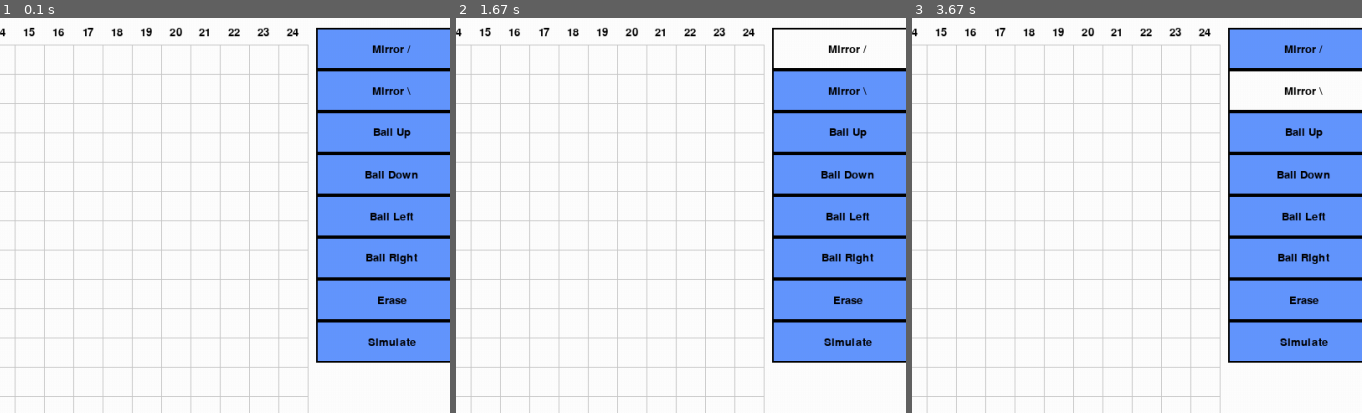
Above: before the commit, frames 1-3 (left to right).
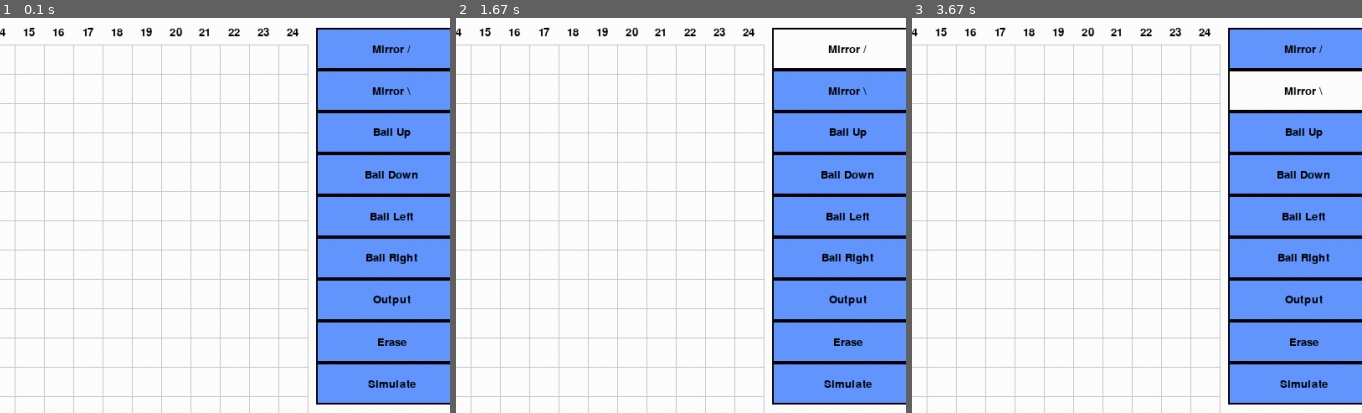
Above: after the commit, the same moments.

Repository: ehamer1248/billiard_ball_computing
Game: pygame game, started from billiard_pygame.py
Same seed, same stepped clock (60 frames per second), same inputs: the game is played once before the commit and once after it.
Inputs (mouse positions are % of the whole screen's width and height, from its top left):
- Up to frame 1 (0.1 s): no input
- Up to frame 2 (1.67 s): click "Mirror /" at 0.38 s; click (13, 40) at 0.72 s; click (54, 62) at 1.05 s; click "Simulate" at 1.38 s
- Up to frame 3 (3.67 s): hold R 1.67-2.2 s; tap Space at 2.23 s; tap R at 2.57 s; click "Mirror \" at 3.52 s
The pictures show only the part of the screen within x 50-100%, y 4-54%; the shares and areas given below are measured in that part.

The runs differ from the first frame. In frame 1, 3.5% of the frame differs, in the area x 70-100%, y 70-98%; in frame 2, 3.5%; in frame 3, 3.5%.

Commit message:
added output blocks and logic handling for them, improved tick count handling and reversal

Diff:
--- a/billiard_pygame.py
+++ b/billiard_pygame.py
@@ -34,9 +34,10 @@
 # Grid data
 grid = [[0 for _ in range(GRID_SIZE)] for _ in range(GRID_SIZE)]
 
-# data structures for balls and mirrors
+# data structures for balls, mirrors, and outputs
 balls = []
 mirrors = []
+outputs = []
 
 # Mirror properties
 class Mirror:
@@ -62,7 +63,17 @@
         else:
             return dy, dx
 
-
+# Output Block properties
+
+class Output:
+    def __init__(self, grid_row, grid_col):
+        self.grid_row = grid_row
+        self.grid_col = grid_col
+
+    def draw(self,surface):
+        x = self.grid_col * CELL_SIZE + LABEL_MARGIN
+        y = self.grid_row * CELL_SIZE + LABEL_MARGIN + TITLE_MARGIN
+        pygame.draw.rect(surface,CYAN,(x,y,CELL_SIZE,CELL_SIZE))
 
 # Ball properties
 class Ball:
@@ -82,6 +93,7 @@
         self.stop_tick = 0
         self.reached_output = False
         self.leave_output = False
+        self.output = None
         self.left_input = False
         self.leave_input = False
         self.moving = False
@@ -154,6 +166,8 @@
         pygame.draw.circle(surface, WHITE,
                          (int(self.x - self.radius//3), int(self.y - self.radius//3)),
                          self.radius//4)
+
+
 class MenuButton:
     def __init__(self,x,y,width,height,label,type,data=None):
         self.rect = pygame.Rect(x,y,width,height)
@@ -219,7 +233,7 @@
 
 def main():
 
-    global balls, mirrors
+    global balls, mirrors, outputs
     edit_mode = True
     selected_tool = None
 
@@ -233,24 +247,29 @@
         MenuButton(GRID_WIDTH + 10, button_y + (button_spacing * 3), 180, 50, "Ball Down", "ball", (0,1,BLUE)),
         MenuButton(GRID_WIDTH + 10, button_y + (button_spacing * 4), 180, 50, "Ball Left", "ball", (-1,0,GREEN)),
         MenuButton(GRID_WIDTH + 10, button_y + (button_spacing * 5), 180, 50, "Ball Right", "ball",(1,0,ORANGE)),
-        MenuButton(GRID_WIDTH + 10, button_y + (button_spacing * 6), 180, 50, "Erase", "erase",None),
-        MenuButton(GRID_WIDTH + 10, button_y + (button_spacing * 7), 180, 50, "Simulate", "mode",None)
+        MenuButton(GRID_WIDTH + 10, button_y + (button_spacing * 6), 180, 50, "Output", "output",None),
+        MenuButton(GRID_WIDTH + 10, button_y + (button_spacing * 7), 180, 50, "Erase", "erase",None),
+        MenuButton(GRID_WIDTH + 10, button_y + (button_spacing * 8), 180, 50, "Simulate", "mode",None)
+
     ]
 
-    # clock and other setup
+    # clock and othDer setup
     clock = pygame.time.Clock()
     running = True
     tick_count = 0
+    tick_pause = True
+    balls_in_input = True
     reverse = False
-    reverse_change = False
-    first_space = True
 
     while running:
+        print(tick_count)
+        print(balls_in_input)
         # increment or decrement tick count to track balls for reversing but not during edit mode
-        if not edit_mode and not reverse:
-            tick_count += 1
-        elif not edit_mode and reverse:
-            tick_count -= 1
+        if not tick_pause:
+            if not edit_mode and not reverse:
+                tick_count += 1
+            elif not edit_mode and reverse:
+                tick_count -= 1
 
         for event in pygame.event.get():
             if event.type == pygame.QUIT:
@@ -302,10 +321,15 @@
                                 dx, dy, color = selected_tool.data
                                 balls = [b for b in balls if not (b.initial_col == grid_col and b.initial_row == grid_row)]
                                 balls.append(Ball(grid_row, grid_col, dx, dy, color))
+                            elif selected_tool.type == "output":
+                                print("output")
+                                outputs = [o for o in outputs if not (o.grid_row == grid_row and o.grid_col == grid_col)]
+                                outputs.append(Output(grid_row,grid_col))
 
                             elif selected_tool.type == "erase":
                                 mirrors = [m for m in mirrors if not (m.grid_col == grid_col and m.grid_row == grid_row)]
                                 balls = [b for b in balls if not (b.initial_col == grid_col and b.initial_row == grid_row)]
+                                outputs = [o for o in outputs if not (o.grid_row == grid_row and o.grid_col == grid_col)]
                         print(balls)
                         print(mirrors)
 
@@ -317,44 +341,72 @@
                         print("space_pressed")
                         print("balls:")
                         print(balls)
-                        if not first_space:
-                            first_space = True
-                            space_tick = tick_count
+                        tick_pause = False
+                        if balls_in_input:
+                            balls_in_input = False
+                            reverse = False
                         for ball in balls:
                             ball.moving = True
                     elif event.key == pygame.K_r:
+                        if tick_pause:
+                            tick_pause = False
                         if reverse:
                             reverse = False
                         else:
                             reverse = True
                         for ball in balls:
-                            ball.dx, ball.dy = ball_reverse(ball.dx,ball.dy)
+                            if not ball.left_input:
+                                reverse = False
+                            else:
+                                ball.dx, ball.dy = ball_reverse(ball.dx,ball.dy)
 
 
         # Update ball positions and check if they have hit an output while in simulation mode
         if not edit_mode:
             for ball in balls:
-
                 # track ball leaving input
                 if ball.moving and not ball.left_input:
                     if not (ball.grid_col == ball.initial_col and ball.grid_row == ball.initial_row):
                         ball.left_input = True
 
-                # stop ball in input if it reverses back into it
+                # stop ball in input if it reverses back into it or output if it reaches it
                 if ball.left_input:
                     if (ball.grid_col == ball.initial_col and ball.grid_row == ball.initial_row):
                         ball.moving = False
                         ball.left_input = False
                         ball.dx, ball.dy = ball_reverse(ball.dx,ball.dy)
-                        reverse_change = True
+                       # reverse_change = True
+
+                if not ball.reached_output:
+                    for output in outputs:
+                        if (ball.grid_col == output.grid_col and ball.grid_row == output.grid_row):
+                            ball.output = output
+                            ball.reached_output = True
+                            ball.moving = False
+                            ball.stop_tick = tick_count
+
+                if ball.reached_output and not ball.leave_output:
+                    if reverse and tick_count <= ball.stop_tick:
+                        ball.moving = True
+                        ball.leave_output = True
+
+                if ball.leave_output:
+
+                    if (ball.grid_col != ball.output.grid_col or ball.grid_row != ball.output.grid_row):
+                        ball.reached_output = False
+                        ball.leave_output = False
+                        ball.output = None
+                        ball.stop_tick = -1
 
                 # update ball position
                 ball.update()
 
-        # handle reverse changes
-        if reverse_change:
-            reverse = not reverse
-            reverse_change = False
+            if not tick_pause:
+                balls_moving = any(ball.moving for ball in balls)
+                balls_in_input = not any(ball.left_input for ball in balls)
+                if not balls_moving:
+                    tick_pause = True
+
 
         # Draw everything
         screen.fill(WHITE)
@@ -371,11 +423,12 @@
         draw_grid()
 
         # draw balls and mirrors from data structures
+        for output in outputs:
+            output.draw(screen)
         for ball in balls:
             ball.draw(screen)
         for mirror in mirrors:
             mirror.draw(screen)
-
         for b in menuButtons:
             b.draw(screen)
 
